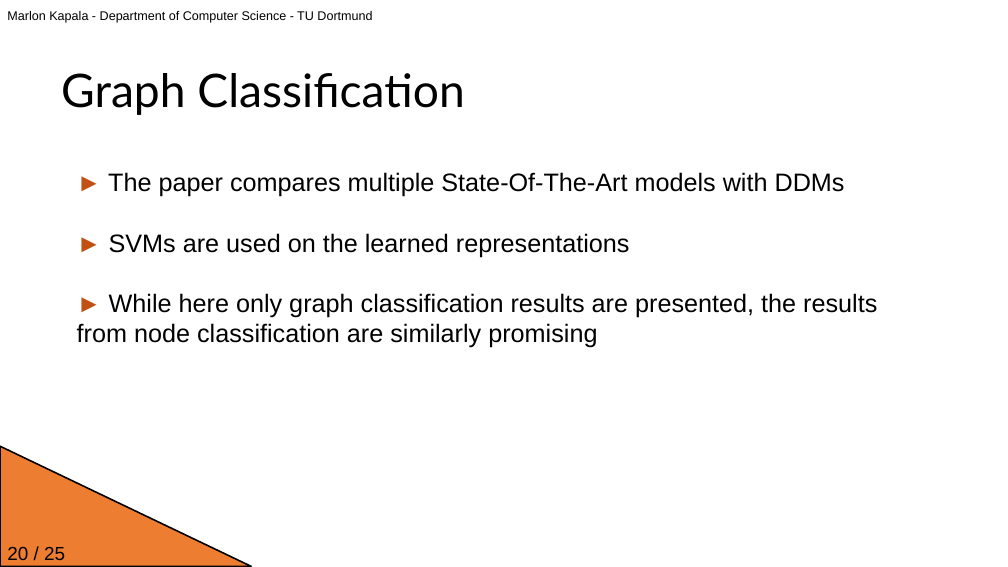
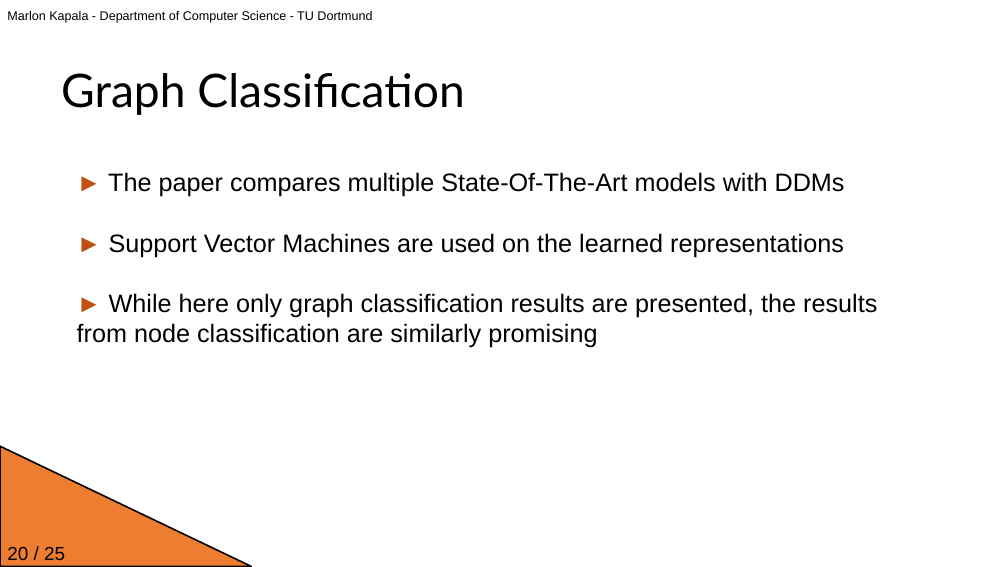
Before and after one commit to JavaLangMarlon/ddm-proseminar-tu-dortmund, a slide deck: slide 20 of DDM_Presentation_Kapala_Marlon.pptx. Drawn at 1008x567 pixels with LibreOffice and Linux fonts; fonts in the diff are those of the drawing; background and template pictures are left out. Boxes give left, top, right and bottom in pixels: in the first picture for what was removed or moved away, otherwise in the second. Text is boxed around its words. In the diff, an @@ line names an element or a change of style, - is before the commit and + after.

```diff
--- a/DDM_Presentation_Kapala_Marlon.pptx
+++ b/DDM_Presentation_Kapala_Marlon.pptx
@@ text at <box>109,233,844,257</box>: text changed @@
-► SVMs are used on the learned representations
+► Support Vector Machines are used on the learned representations
```
Also in this commit, not shown: 1 other file.
